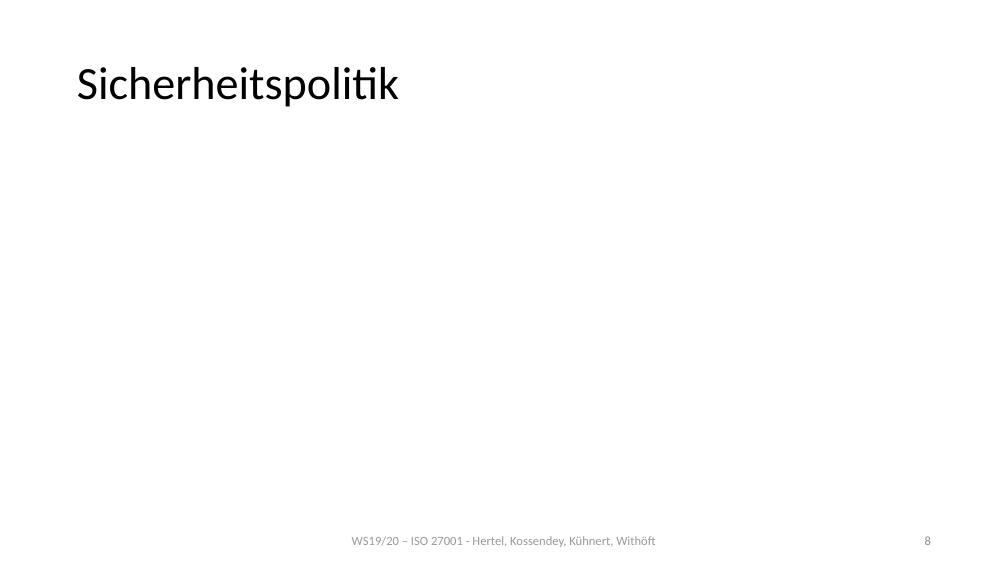
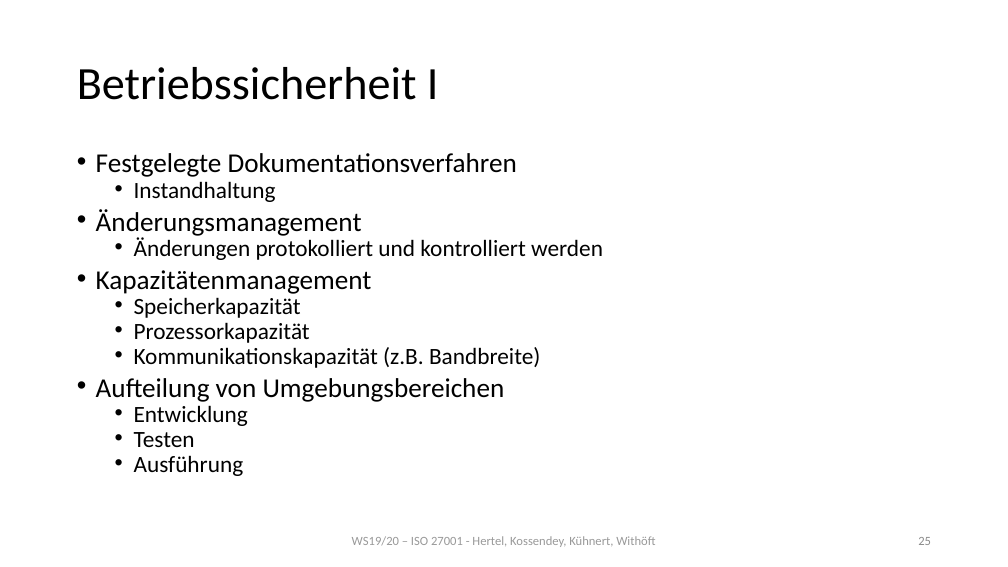
Before and after one commit to mwithoeft/SicherheitUndZuverlaessigkeit, a slide deck: slide 25 of merged.pptx (slide 8 before the commit). Drawn at 1008x567 pixels with LibreOffice and Linux fonts; fonts in the diff are those of the drawing. Boxes give left, top, right and bottom in pixels: in the first picture for what was removed or moved away, otherwise in the second. Text is boxed around its words. In the diff, an @@ line names an element or a change of style, - is before the commit and + after.

```diff
--- a/merged.pptx
+++ b/merged.pptx
@@ title at (x1=77, y1=67, x2=439, y2=100): text changed @@
-Sicherheitspolitik
+Betriebssicherheit I
@@ text added at (x1=96, y1=153, x2=603, y2=476), 22.2 pt, text #000000 @@
+• Festgelegte Dokumentationsverfahren
+  • Instandhaltung
+• Änderungsmanagement
+  • Änderungen protokolliert und kontrolliert werden
+• Kapazitätenmanagement
+  • Speicherkapazität
+  • Prozessorkapazität
+  • Kommunikationskapazität (z.B. Bandbreite)
+• Aufteilung von Umgebungsbereichen
+  • Entwicklung
+  • Testen
+  • Ausführung
@@ page number at (x1=918, y1=537, x2=931, y2=545): text changed @@
-8
+25
```
Also in this commit, not shown: 3 other slides changed, 27 slides added.
